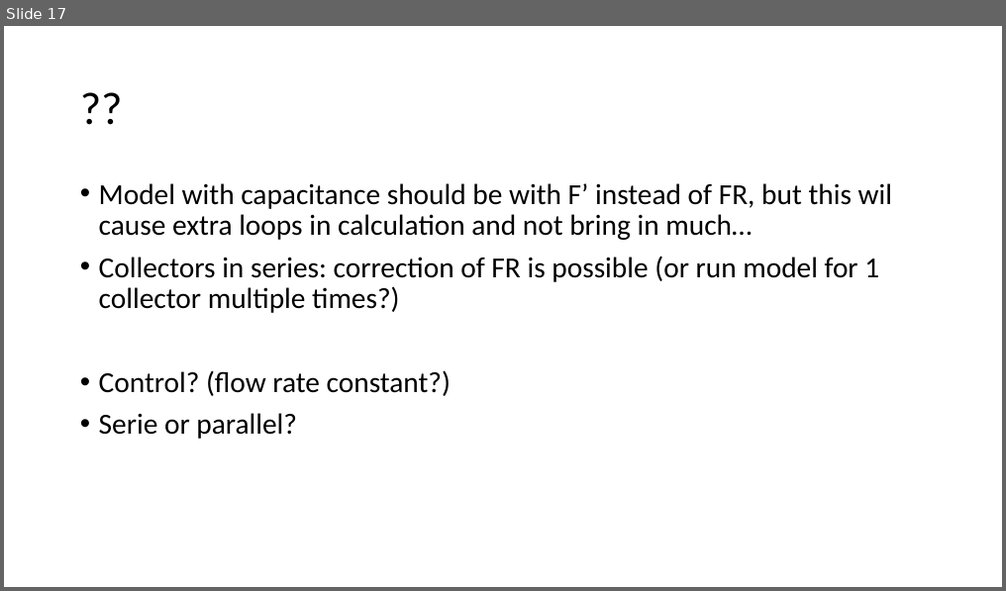
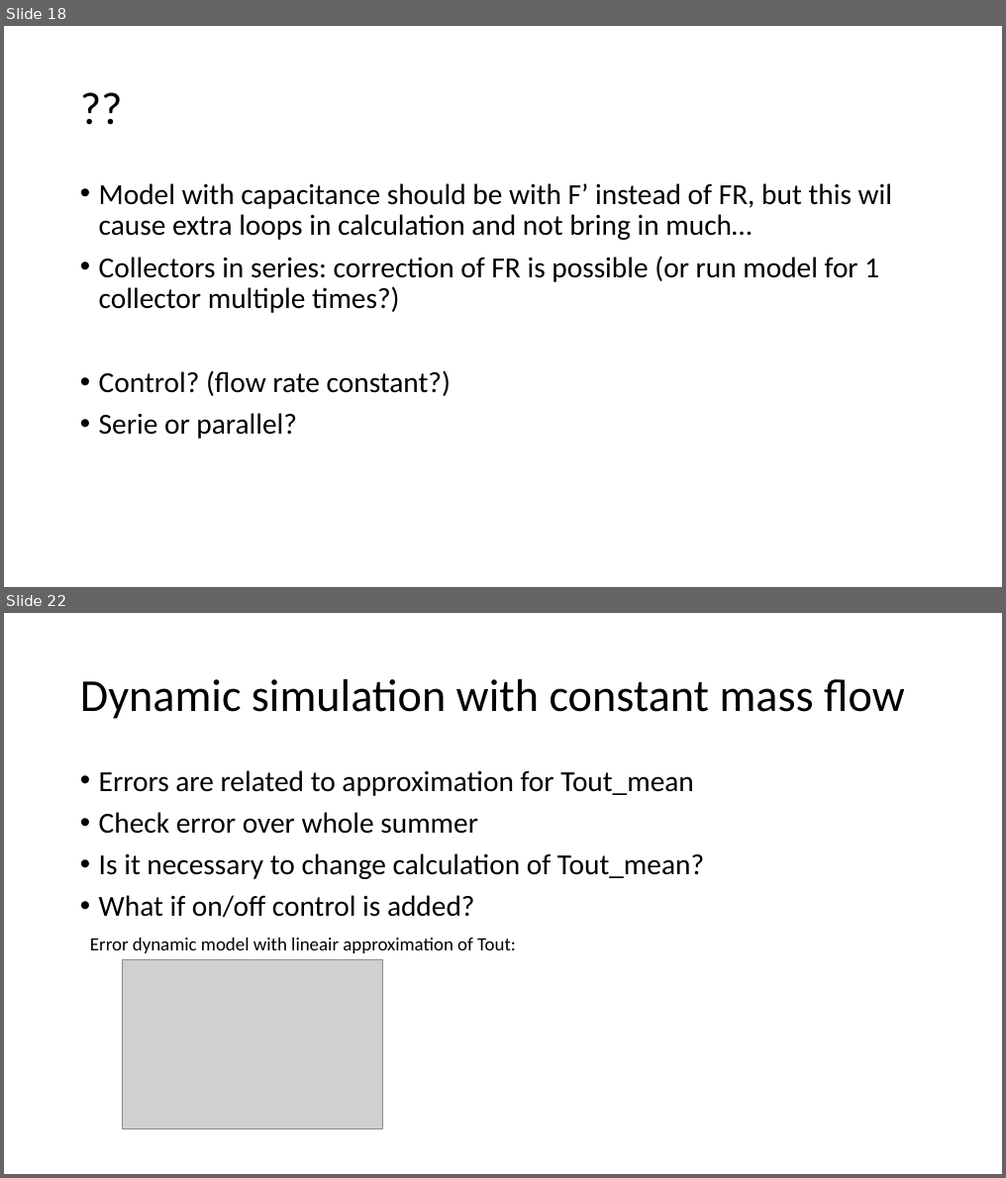
Before and after one commit to MargotDePauw/TETRA-warmtenetten, a slide deck: model zonnecollector/achtergrond/Solar collector.pptx. Shown one above the other, each under a label of ours: slide 17 before the commit, slides 18 and 22 after it; the slides between them are not shown. The pictures are 1006x591 and 1006x1178 pixels, drawn with LibreOffice and Linux fonts; fonts in the diff are those of the drawing; grey boxes stand for pictures. Boxes give left, top, right and bottom in pixels: in the first picture for what was removed or moved away, otherwise in the second. Text is boxed around its words. In the diff, an @@ line names an element or a change of style, - is before the commit and + after.

Commit message:
model zonnecollector gevalideerd met trnsys en energiebalans

```diff
--- a/model zonnecollector/achtergrond/Solar collector.pptx
+++ b/model zonnecollector/achtergrond/Solar collector.pptx
@@ slide 22 added at [4, 613, 1002, 1174], background #FFFFFF @@
@@ title added at [80, 679, 905, 719], 44 pt, text #000000 @@
+Dynamic simulation with constant mass flow
@@ text added at [99, 770, 704, 918], 28 pt, text #000000 @@
+• Errors are related to approximation for Tout_mean
+• Check error over whole summer
+• Is it necessary to change calculation of Tout_mean?
+• What if on/off control is added?
@@ text added at [90, 938, 516, 954], 18 pt, text #000000 @@
+Error dynamic model with lineair approximation of Tout:
@@ picture added at [122, 959, 382, 1130] @@
@@ what was slide 17 is now slide 18 @@
```
Also in this commit, not shown: 13 other slides added, 5 other files.
